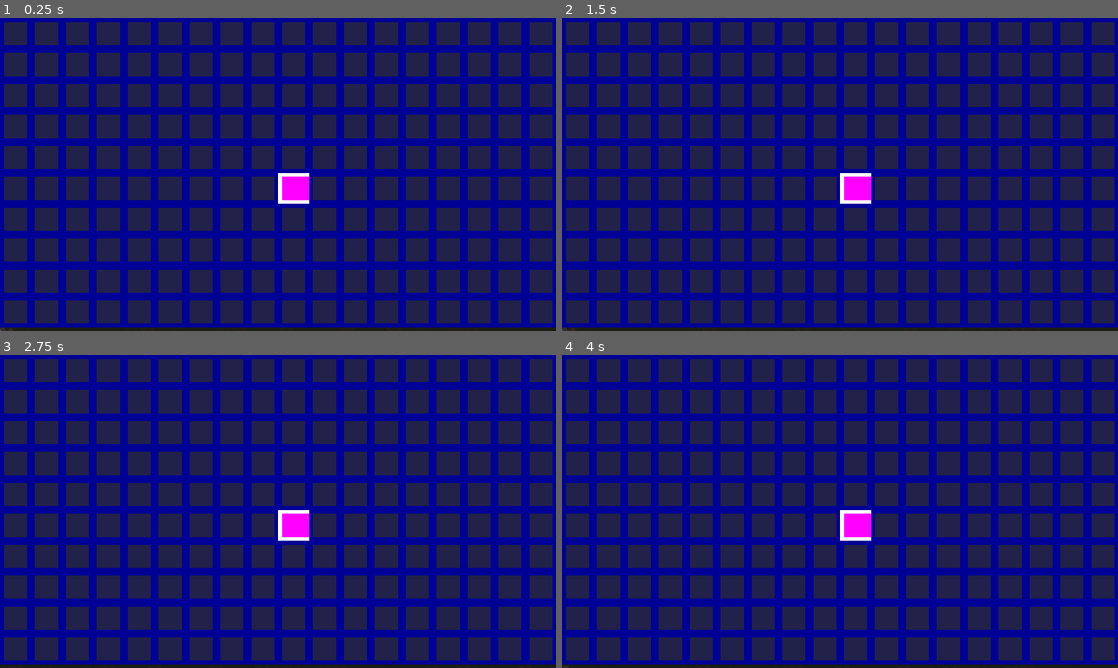
Above: before the commit, frames 1-4 (two rows, left to right).
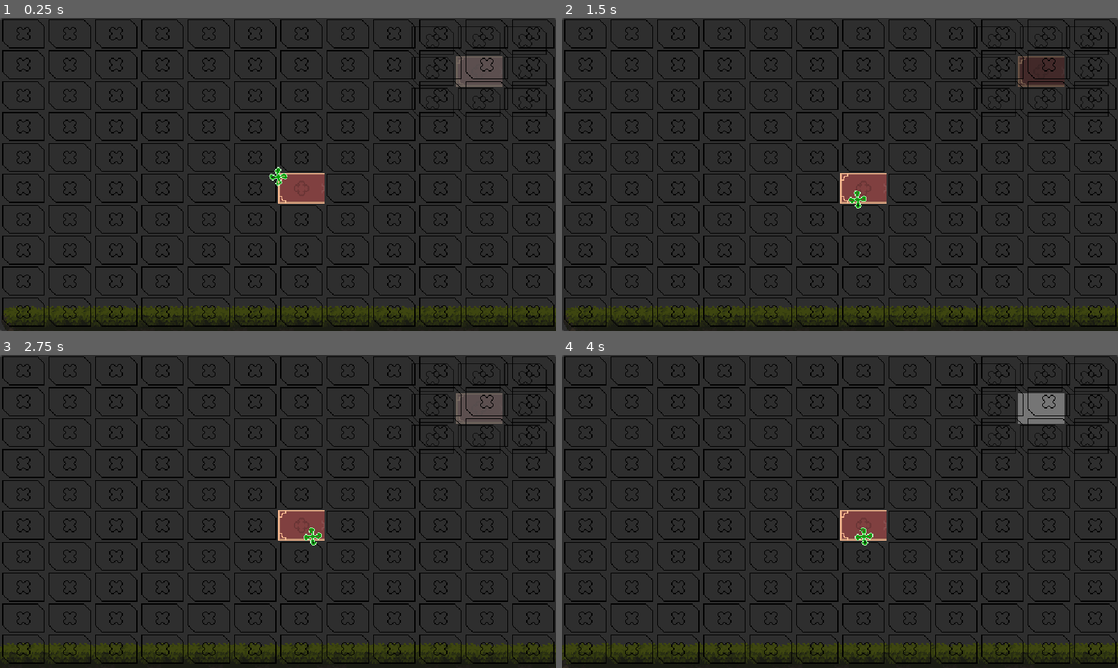
Above: after the commit, the same moments.

Repository: Reidelrick/castlevania-remake
Game: Godot game, scene res://Game.tscn
Two runs of this game, one before a commit and one after it. Both use one fixed random seed, a clock stepped at 60 frames per second and the inputs below.
Inputs (mouse positions are in pixels of both pictures, inside the frame that each line leads up to):
- Up to frame 1 (0.25 s): no input
- Up to frame 2 (1.5 s): tap Enter at 0.5 s; move the mouse to (962, 158) at 0.52 s; hold D (right) 0.53-1.25 s; click (962, 158) at 0.6 s; tap Space (jump) at 0.77 s; drag from (728, 190) to (812, 237) at 1.27 s
- Up to frame 3 (2.75 s): move the mouse to (333, 442) at 2.02 s; hold D (right) from 2.03 s (still down); tap Shift at 2.1 s
- Up to frame 4 (4 s): release D (right) at 2.75 s; drag from (812, 574) to (673, 464) at 2.77 s; move the mouse to (1006, 558) at 3.52 s; hold A (left) from 3.53 s (still down); tap Z at 3.6 s; tap Space (jump) at 3.77 s

The runs differ from the first frame. In frame 1, 99% of the frame differs, in the area x 0-100%, y 0-99%; in frame 2, 99%; in frame 3, 99%; in frame 4, 99%.

Commit message:
Added the minimap player location

Diff:
--- a/Game.gd
+++ b/Game.gd
@@ -54,6 +54,8 @@
 	# Add module for room transitions.
 	add_module("RoomTransitions.gd")
 
+	var player_location = load("res://MetSysSettings.tres")
+
 # Returns this node from anywhere.
 static func get_singleton() -> Game:
 	return (Game as Script).get_meta(&"singleton") as Game
--- a/Game.tscn
+++ b/Game.tscn
@@ -6,6 +6,44 @@
 [ext_resource type="Script" path="res://UI/GUI/minimap.gd" id="4_wmu0t"]
 [ext_resource type="PackedScene" uid="uid://c83akpkr4km07" path="res://UI/GUI/map.tscn" id="5_mfncy"]
 [ext_resource type="Script" path="res://UI/GUI/map.gd" id="6_mi260"]
+
+[sub_resource type="Animation" id="Animation_1w2er"]
+resource_name = "Fade"
+length = 0.5
+loop_mode = 2
+tracks/0/type = "value"
+tracks/0/imported = false
+tracks/0/enabled = true
+tracks/0/path = NodePath(".:color")
+tracks/0/interp = 1
+tracks/0/loop_wrap = true
+tracks/0/keys = {
+"times": PackedFloat32Array(0, 0.5),
+"transitions": PackedFloat32Array(1, 1),
+"update": 0,
+"values": [Color(1, 1, 1, 1), Color(1, 1, 1, 0)]
+}
+
+[sub_resource type="Animation" id="Animation_mhkbo"]
+length = 0.001
+tracks/0/type = "value"
+tracks/0/imported = false
+tracks/0/enabled = true
+tracks/0/path = NodePath(".:color")
+tracks/0/interp = 1
+tracks/0/loop_wrap = true
+tracks/0/keys = {
+"times": PackedFloat32Array(0),
+"transitions": PackedFloat32Array(1),
+"update": 0,
+"values": [Color(1, 1, 1, 0)]
+}
+
+[sub_resource type="AnimationLibrary" id="AnimationLibrary_gk6fn"]
+_data = {
+"Fade": SubResource("Animation_1w2er"),
+"RESET": SubResource("Animation_mhkbo")
+}
 
 [node name="Game" type="Node2D"]
 script = ExtResource("1_j5xh1")
@@ -28,6 +66,20 @@
 grow_horizontal = 0
 script = ExtResource("4_wmu0t")
 
+[node name="ColorRect" type="ColorRect" parent="UI/Minimap"]
+layout_mode = 0
+offset_left = 48.0
+offset_top = 32.0
+offset_right = 96.0
+offset_bottom = 64.0
+color = Color(1, 1, 1, 0)
+
+[node name="AnimationPlayer" type="AnimationPlayer" parent="UI/Minimap/ColorRect"]
+libraries = {
+"": SubResource("AnimationLibrary_gk6fn")
+}
+autoplay = "Fade"
+
 [node name="Map" parent="UI" instance=ExtResource("5_mfncy")]
 anchors_preset = 15
 anchor_right = 1.0
--- a/MetSysSettings.tres
+++ b/MetSysSettings.tres
@@ -1,11 +1,11 @@
 [gd_resource type="Resource" load_steps=3 format=3 uid="uid://b0v22mem185wi"]
 
 [ext_resource type="Script" path="res://addons/MetroidvaniaSystem/Scripts/Settings.gd" id="1_themc"]
-[ext_resource type="Resource" uid="uid://cua5dfmrbmlho" path="res://addons/MetroidvaniaSystem/Themes/MF/Theme.tres" id="2_qaccq"]
+[ext_resource type="Resource" uid="uid://bt6s3nd8xo6b" path="res://addons/MetroidvaniaSystem/Themes/Exquisite/Theme.tres" id="2_kupt1"]
 
 [resource]
 script = ExtResource("1_themc")
-theme = ExtResource("2_qaccq")
+theme = ExtResource("2_kupt1")
 map_root_folder = "res://World/Maps/"
 in_game_cell_size = Vector2(576, 324)
 collectible_list = Array[Dictionary]([])
Not shown: 1 places in Game.tscn that only renumber resources
